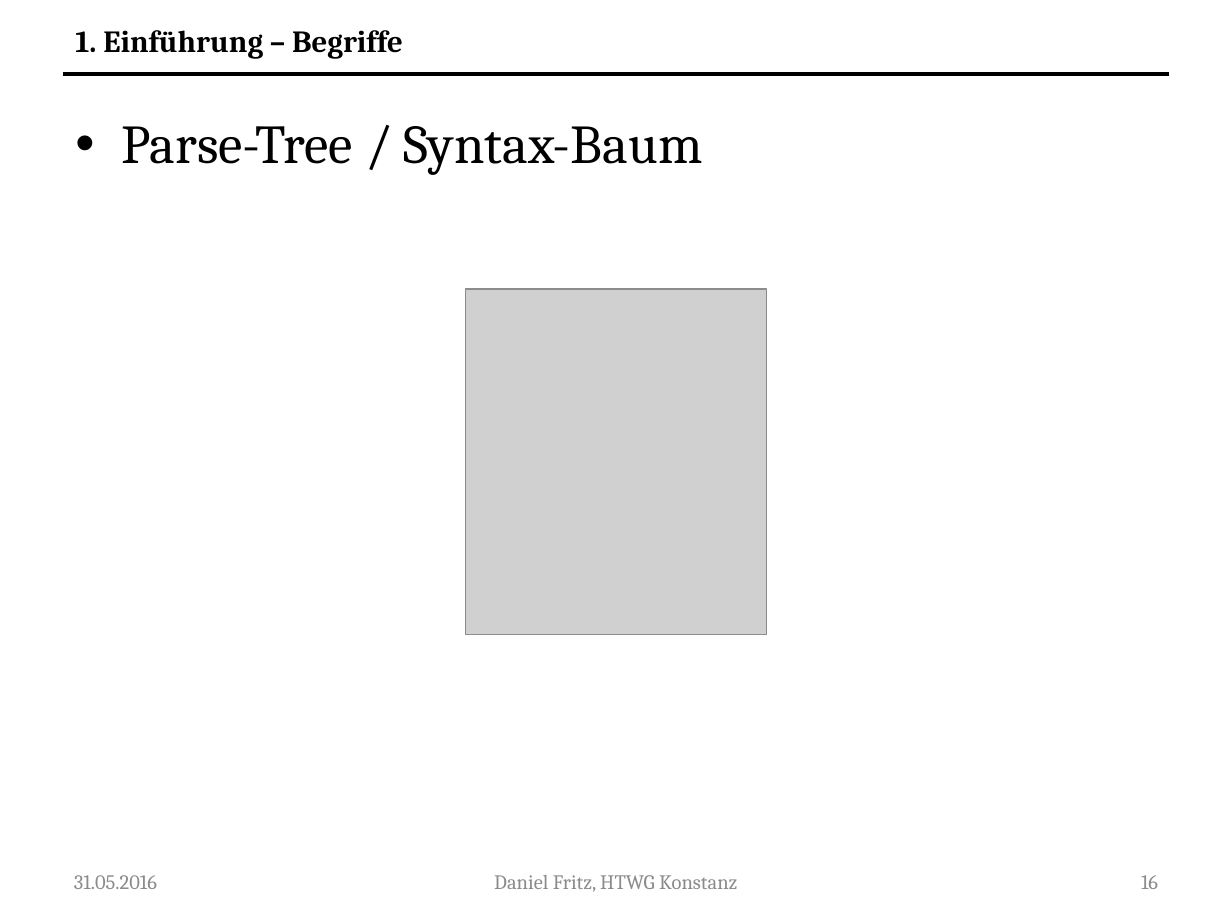
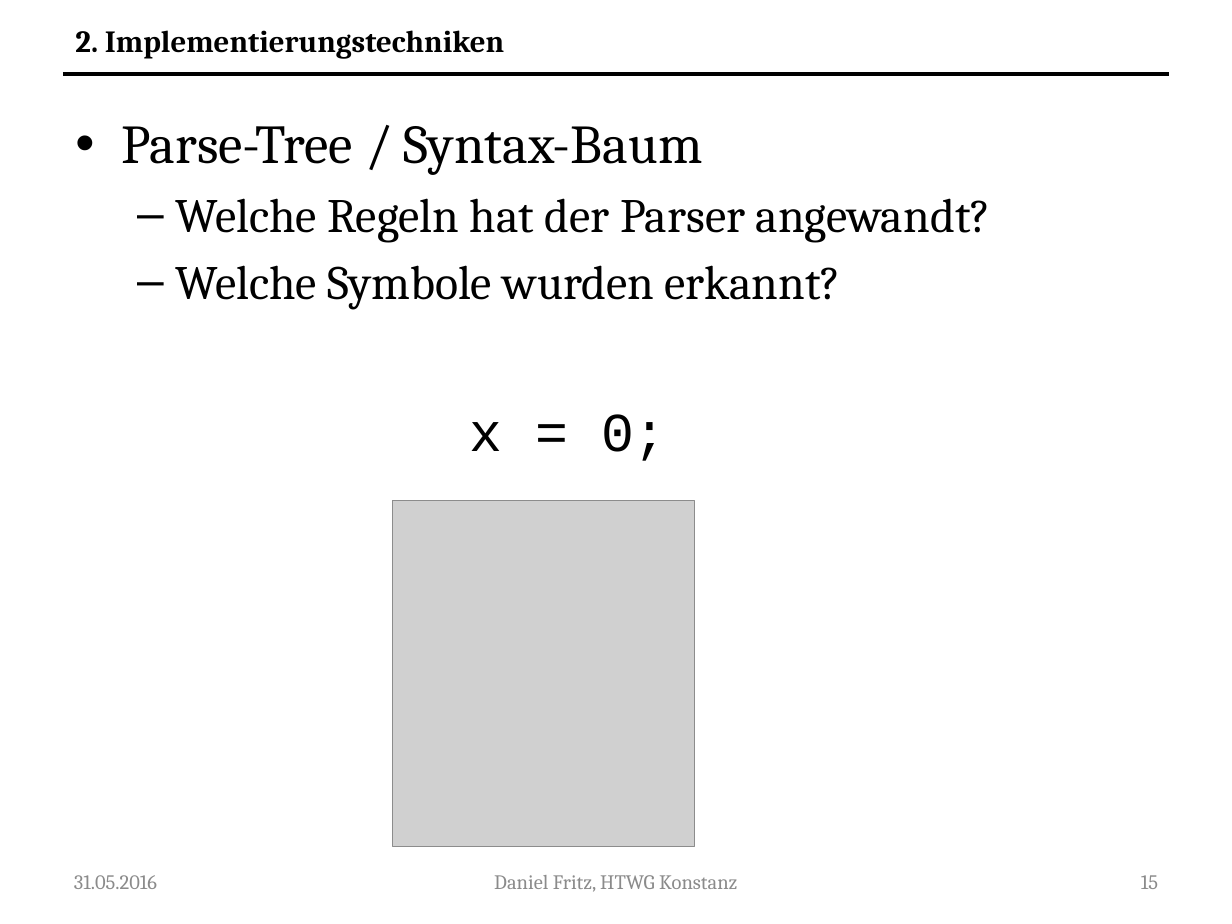
Before and after one commit to Guldenbart/MA, a slide deck: slide 15 of ppt/MA_neu.pptx (slide 16 before the commit). Drawn at 1232x924 pixels with LibreOffice and Linux fonts; fonts in the diff are those of the drawing; grey boxes stand for pictures. Boxes give left, top, right and bottom in pixels: in the first picture for what was removed or moved away, otherwise in the second. Text is boxed around its words. In the diff, an @@ line names an element or a change of style, - is before the commit and + after.

```diff
--- a/ppt/MA_neu.pptx
+++ b/ppt/MA_neu.pptx
@@ text at (x1=75, y1=30, x2=504, y2=59): text changed @@
-1. Einführung – Begriffe
+2. Implementierungstechniken
@@ text at (x1=176, y1=198, x2=991, y2=461): paragraphs added @@
+  – Welche Regeln hat der Parser angewandt?
+  – Welche Symbole wurden erkannt?
+x = 0;
@@ picture moved from (x1=466, y1=290, x2=768, y2=636) to (x1=393, y1=500, x2=695, y2=846) @@
@@ page number at (x1=1141, y1=875, x2=1158, y2=889): text changed @@
-16
+15
```
Also in this commit, not shown: 31 other slides changed, 4 slides added.
